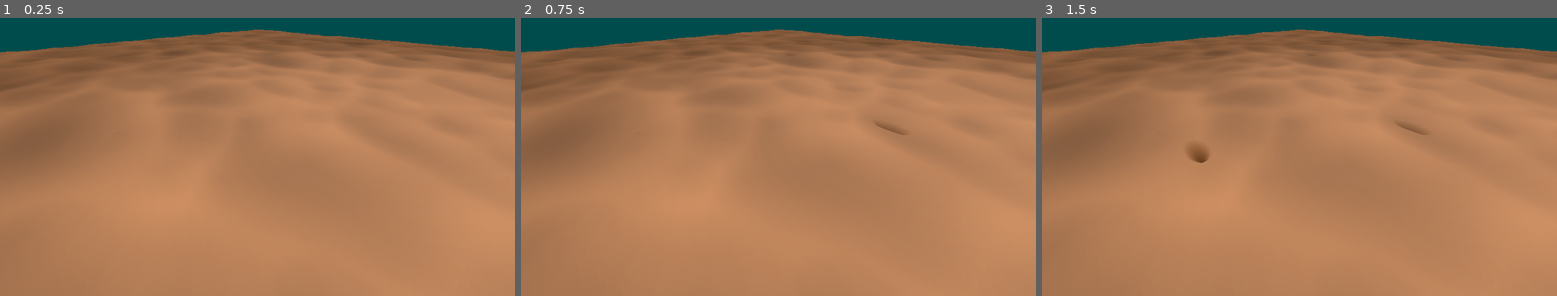
Above: before the commit, frames 1-3 (left to right).
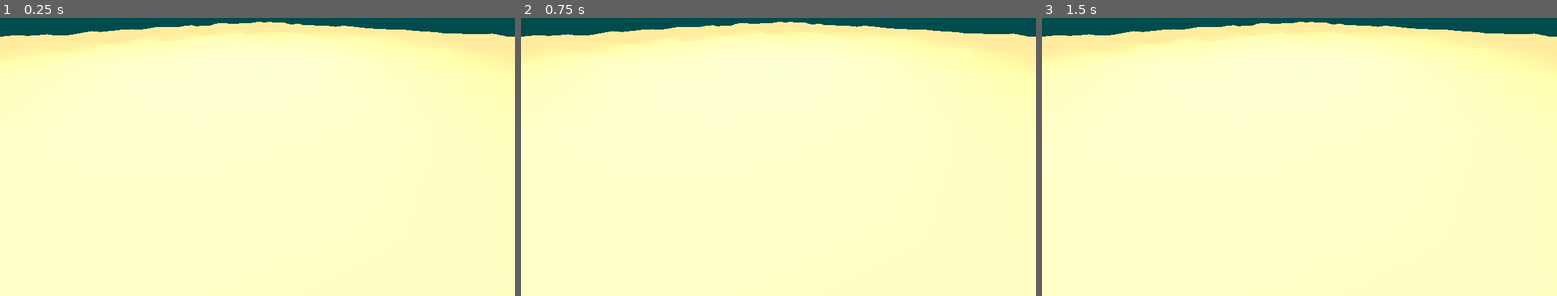
Above: after the commit, the same moments.

Repository: marcuserlandsson/Digosaur
Game: Godot game, scene res://Main.tscn
Same seed, same stepped clock (60 frames per second), same inputs: the game is played once before the commit and once after it.
Inputs (mouse positions are in pixels of both pictures, inside the frame that each line leads up to):
- Up to frame 1 (0.25 s): no input
- Up to frame 2 (0.75 s): tap Enter at 0.5 s; move the mouse to (891, 137) at 0.52 s; click (891, 137) at 0.67 s
- Up to frame 3 (1.5 s): tap Space at 1.25 s; move the mouse to (1196, 165) at 1.27 s; click (1196, 165) at 1.42 s

The runs differ from the first frame. In frame 1, 96% of the frame differs, in the area x 0-100%, y 1-100%; in frame 2, 96%; in frame 3, 96%.

Commit message:
made shader work with heightmap, colors still off
ignore extra particles and old floor

Diff:
--- a/CarTracksOnSnowOrSand/Main.tscn
+++ b/CarTracksOnSnowOrSand/Main.tscn
@@ -1,8 +1,9 @@
-[gd_scene load_steps=15 format=3 uid="uid://dtkptpruv1ay6"]
+[gd_scene load_steps=25 format=3 uid="uid://dtkptpruv1ay6"]
 
 [ext_resource type="Script" uid="uid://b0pj4o5nptdjs" path="res://mouse_track.gd" id="2_bwx1l"]
-[ext_resource type="Texture2D" uid="uid://1cujdx38cxxa" path="res://Images/snow_height.png" id="3_8neod"]
-[ext_resource type="Shader" uid="uid://lappm6o7lj1m" path="res://tracks.tres" id="3_tho10"]
+[ext_resource type="Shader" uid="uid://bu3hmfhtkggrt" path="res://terrain.gdshader" id="2_cm0pq"]
+[ext_resource type="Texture2D" uid="uid://dna0pxa4867pe" path="res://Images/snow_albedo.png" id="3_fos0i"]
+[ext_resource type="Texture2D" uid="uid://1cujdx38cxxa" path="res://Images/snow_height.png" id="3_r0du0"]
 
 [sub_resource type="Environment" id="Environment_i3pvo"]
 background_mode = 1
@@ -10,29 +11,17 @@
 ambient_light_source = 2
 ambient_light_color = Color(1, 1, 1, 1)
 
-[sub_resource type="ViewportTexture" id="ViewportTexture_xa88w"]
-viewport_path = NodePath("SubViewport")
-
-[sub_resource type="ShaderMaterial" id="ShaderMaterial_ctokp"]
-resource_local_to_scene = true
-render_priority = 0
-shader = ExtResource("3_tho10")
-shader_parameter/viewport_texture = SubResource("ViewportTexture_xa88w")
-shader_parameter/floor_texture = ExtResource("3_8neod")
-shader_parameter/floor_heightmap = ExtResource("3_8neod")
-shader_parameter/trail_color = Color(0.480509, 0.337001, 0.0407959, 1)
-shader_parameter/ground_modulate = Color(1, 0.679158, 0.448577, 1)
-shader_parameter/ditch_height = 0.325
+[sub_resource type="ShaderMaterial" id="ShaderMaterial_r0du0"]
 
 [sub_resource type="PlaneMesh" id="PlaneMesh_8muh3"]
 resource_local_to_scene = true
-material = SubResource("ShaderMaterial_ctokp")
+material = SubResource("ShaderMaterial_r0du0")
 size = Vector2(10, 10)
 subdivide_width = 256
 subdivide_depth = 256
 
 [sub_resource type="BoxShape3D" id="BoxShape3D_0v47j"]
-size = Vector3(10.0605, 0.1, 10.0717)
+size = Vector3(10.0605, 0.001, 10.0717)
 
 [sub_resource type="Environment" id="Environment_ms5u6"]
 background_mode = 1
@@ -59,6 +48,76 @@
 [sub_resource type="Gradient" id="Gradient_5n4dt"]
 offsets = PackedFloat32Array(0, 0.982301, 1)
 colors = PackedColorArray(0, 0, 0, 1, 0.946903, 0.946903, 0.946903, 0.0530974, 1, 1, 1, 0)
+
+[sub_resource type="ParticleProcessMaterial" id="ParticleProcessMaterial_r0du0"]
+collision_mode = 1
+collision_friction = 0.0
+collision_bounce = 0.0
+
+[sub_resource type="Gradient" id="Gradient_r0du0"]
+
+[sub_resource type="GradientTexture2D" id="GradientTexture2D_cm0pq"]
+gradient = SubResource("Gradient_r0du0")
+
+[sub_resource type="StandardMaterial3D" id="StandardMaterial3D_fos0i"]
+transparency = 1
+vertex_color_use_as_albedo = true
+albedo_color = Color(2.724, 2.094, 1.092, 1)
+albedo_texture = SubResource("GradientTexture2D_cm0pq")
+
+[sub_resource type="SphereMesh" id="SphereMesh_3dxm6"]
+material = SubResource("StandardMaterial3D_fos0i")
+radius = 0.23
+height = 0.63
+
+[sub_resource type="Gradient" id="Gradient_fos0i"]
+offsets = PackedFloat32Array(0, 0.09, 0.20666666, 0.46666667, 0.69666666, 0.99666667)
+colors = PackedColorArray(0.7372549, 0.7372549, 0.7372549, 1, 0.59507, 0.78792715, 0.78792715, 1, 0.41075632, 0.85361344, 0.85361344, 1, 0, 1, 1, 1, 0, 1, 1, 1, 0, 1, 1, 1)
+
+[sub_resource type="NoiseTexture3D" id="NoiseTexture3D_lgr22"]
+color_ramp = SubResource("Gradient_fos0i")
+
+[sub_resource type="NoiseTexture2D" id="NoiseTexture2D_cm0pq"]
+invert = true
+
+[sub_resource type="ShaderMaterial" id="ShaderMaterial_uu6xs"]
+render_priority = 0
+shader = ExtResource("2_cm0pq")
+shader_parameter/heightmap = ExtResource("3_r0du0")
+shader_parameter/heightmap_normals_intensity = 0.0
+shader_parameter/heightmap_scale = 1.0
+shader_parameter/heightmap_height_scale = 1.0
+shader_parameter/slope_edge_1 = 0.0
+shader_parameter/slope_edge_2 = 0.0
+shader_parameter/slope_edge_3 = 0.0
+shader_parameter/slope_edge_noise = SubResource("NoiseTexture2D_cm0pq")
+shader_parameter/slope_edge_noise_scale = 1.0
+shader_parameter/slope_edge_noise_intensity = 0.50000002375
+shader_parameter/slope_color_remap_top = Color(1, 0.9254902, 0.61960787, 1)
+shader_parameter/slope_color_remap_bottom = Color(0.9644376, 0.90683234, 0.38109186, 1)
+shader_parameter/flat_color_remap_top = Color(0.81960785, 0.49411765, 0.23921569, 1)
+shader_parameter/flat_color_remap_bottom = Color(0, 0, 0, 1)
+shader_parameter/flat_albedo = ExtResource("3_fos0i")
+shader_parameter/flat_uv_scale = 1.0
+shader_parameter/flat_normal_scale = 0.0
+shader_parameter/slope_uv_scale = 1.0
+shader_parameter/slope_normal_scale = 0.0
+shader_parameter/flat_specular = 0.0
+shader_parameter/flat_roughness = 0.0
+shader_parameter/flat_metallic = 0.0
+shader_parameter/flat_normal_intensity = 0.0
+shader_parameter/slope_specular = 0.0
+shader_parameter/slope_roughness = 0.0
+shader_parameter/slope_metallic = 0.0
+shader_parameter/slope_normal_intensity = 0.0
+
+[sub_resource type="QuadMesh" id="QuadMesh_wkp8b"]
+lightmap_size_hint = Vector2i(52, 52)
+material = SubResource("ShaderMaterial_uu6xs")
+size = Vector2(10, 10)
+subdivide_width = 1000
+subdivide_depth = 1000
+orientation = 1
 
 [node name="Main" type="Node3D"]
 
@@ -86,12 +145,20 @@
 script = ExtResource("2_bwx1l")
 
 [node name="Floor" type="MeshInstance3D" parent="."]
+visible = false
 mesh = SubResource("PlaneMesh_8muh3")
 
 [node name="Area3D" type="Area3D" parent="Floor"]
 
 [node name="CollisionShape3D" type="CollisionShape3D" parent="Floor/Area3D"]
+transform = Transform3D(1, 0, 0, 0, 1, 0, 0, 0, 1, 0, 0.049500003, 0)
+visible = false
 shape = SubResource("BoxShape3D_0v47j")
+
+[node name="GPUParticlesCollisionBox3D" type="GPUParticlesCollisionBox3D" parent="Floor/Area3D"]
+transform = Transform3D(1, 0, 0, 0, 1, 0, 0, 0, 1, -0.629, -1, -1.04)
+layers = 3
+size = Vector3(11.542725, 1.5356243, 11.723389)
 
 [node name="SubViewport" type="SubViewport" parent="."]
 
@@ -105,7 +172,9 @@
 
 [node name="TrackParticles" type="CPUParticles3D" parent="SubViewport/RemoteParticles"]
 transform = Transform3D(-0.997109, -0.0759882, -3.32155e-09, 0, -4.37114e-08, 1, -0.0759882, 0.997109, 4.3585e-08, 0, 0, -0.475)
+visible = false
 layers = 2
+emitting = false
 amount = 100
 lifetime = 8.0
 mesh = SubResource("QuadMesh_arh4n")
@@ -113,3 +182,28 @@
 gravity = Vector3(0, 0, 0)
 color = Color(0, 0, 0, 1)
 color_ramp = SubResource("Gradient_5n4dt")
+
+[node name="NewTrackParticles" type="GPUParticles3D" parent="SubViewport/RemoteParticles"]
+transform = Transform3D(-0.997109, -0.0759882, -3.32155e-09, 0, -4.37114e-08, 1, -0.0759882, 0.997109, 4.3585e-08, 0, 0, -0.475)
+layers = 2
+emitting = false
+amount = 100
+lifetime = 8.0
+collision_base_size = 0.1
+process_material = SubResource("ParticleProcessMaterial_r0du0")
+draw_pass_1 = SubResource("SphereMesh_3dxm6")
+
+[node name="Attractor" type="GPUParticlesAttractorVectorField3D" parent="SubViewport/RemoteParticles"]
+layers = 3
+strength = -2.0
+attenuation = 2.0
+size = Vector3(1, 1, 1)
+texture = SubResource("NoiseTexture3D_lgr22")
+
+[node name="newAttractor" type="GPUParticlesAttractorSphere3D" parent="SubViewport/RemoteParticles"]
+layers = 3
+strength = -2.0
+attenuation = 2.0
+
+[node name="MeshInstance3D" type="MeshInstance3D" parent="."]
+mesh = SubResource("QuadMesh_wkp8b")
--- a/CarTracksOnSnowOrSand/mouse_track.gd
+++ b/CarTracksOnSnowOrSand/mouse_track.gd
@@ -5,6 +5,9 @@
 
 @onready var cam: Camera3D = $"../Camera3D"
 @onready var particles: CPUParticles3D = $"../SubViewport/RemoteParticles/TrackParticles"
+@onready var newparticles: GPUParticles3D = $"../SubViewport/RemoteParticles/NewTrackParticles"
+@onready var attractor: GPUParticlesAttractorVectorField3D = $"../SubViewport/RemoteParticles/Attractor"
+@onready var newattractor: GPUParticlesAttractorSphere3D = $"../SubViewport/RemoteParticles/newAttractor"
 @onready var space_state: PhysicsDirectSpaceState3D = get_world_3d().direct_space_state
 
 const INTERACT_RADIUS: int = 15
@@ -15,14 +18,18 @@
 func _ready():
 	query.set_collide_with_areas(true)
 	# Start with particles disabled
-	particles.emitting = false
+	#particles.emitting = false
+	newparticles.emitting = false
+	newattractor.strength = 0.0
 
 func _input(event):
 	# Check for mouse button press/release
 	if event is InputEventMouseButton:
 		if event.button_index == MOUSE_BUTTON_LEFT:
 			is_mouse_pressed = event.pressed
-			particles.emitting = is_mouse_pressed
+			#particles.emitting = is_mouse_pressed
+			newparticles.emitting = is_mouse_pressed
+			newattractor.strength = -2.0
 
 func _physics_process(delta: float):
 	# Only update position when mouse is pressed
@@ -32,7 +39,8 @@
 		if result:
 			mouse_position = result.position
 			# Move particles to mouse position
-			particles.global_position = mouse_position
+			newattractor.global_position = mouse_position
+			newparticles.global_position = mouse_position
 
 func _detect_from_cam_to_mouse() -> Dictionary:
 	query.from = cam.global_position
--- /dev/null
+++ b/CarTracksOnSnowOrSand/terrain.gdshader
@@ -0,0 +1,150 @@
+/*Shader code from https://godotshaders.com/shader/wandering-clipmap-stylized-terrain/
+Heightmap and some changes (world-position --> UV) from https://godotshaders.com/shader/car-tracks-on-snow-or-sand-using-viewport-textures-and-particles/
+Normalization code and some functions from https://docs.godotengine.org/en/3.0/tutorials/3d/vertex_displacement_with_shaders.html
+changes done 3 oct 2025 by Kristin Eriksson
+
+How to apply:
+Add heightmap, change heightmap_scale & Slope_edge_noise_scale to same number (ex 1)
+Heightmap_height_scale is max height of mountains/hills
+*/
+
+shader_type spatial;
+render_mode diffuse_lambert, specular_toon;
+
+
+group_uniforms heightmaps;
+uniform sampler2D heightmap:hint_default_white;
+//uniform sampler2D heightmap_normals;
+uniform float heightmap_normals_intensity : hint_range(0.0, 1.0);
+uniform sampler2D splatmap;
+uniform float heightmap_scale;
+uniform float heightmap_height_scale;
+
+group_uniforms slope_definition;
+//uniform float slope_shift : hint_range(-1.0, 1.0);
+uniform float slope_edge_1 : hint_range(0, 1.0);
+uniform float slope_edge_2 : hint_range(0, 1.0);
+uniform float slope_edge_3 : hint_range(0, 1.0);
+uniform sampler2D slope_edge_noise;
+uniform float slope_edge_noise_scale;
+uniform float slope_edge_noise_intensity : hint_range(0.0, 1.0);
+
+group_uniforms colors;
+uniform vec3 slope_color_remap_top : source_color = vec3(1, 1, 1);
+uniform vec3 slope_color_remap_bottom : source_color;
+uniform vec3 flat_color_remap_top : source_color = vec3(1, 1, 1);
+uniform vec3 flat_color_remap_bottom : source_color;
+
+group_uniforms textures;
+uniform sampler2D flat_albedo : hint_default_white;
+uniform sampler2D flat_normal : hint_normal;
+uniform float flat_uv_scale = 1.0;
+uniform float flat_normal_scale : hint_range(0.0, 1.0);
+uniform sampler2D slope_albedo : hint_default_white;
+uniform sampler2D slope_normal : hint_normal;
+uniform float slope_uv_scale = 1.0;
+uniform float slope_normal_scale : hint_range(0.0, 1.0);
+
+group_uniforms properties;
+uniform float flat_specular : hint_range(0.0, 1.0);
+uniform float flat_roughness : hint_range(0.0, 1.0);
+uniform float flat_metallic : hint_range(0.0, 1.0);
+uniform float flat_normal_intensity : hint_range(0.0, 1.0);
+uniform float slope_specular : hint_range(0.0, 1.0);
+uniform float slope_roughness : hint_range(0.0, 1.0);
+uniform float slope_metallic : hint_range(0.0, 1.0);
+uniform float slope_normal_intensity : hint_range(0.0, 1.0);
+
+//varying vec2 world_position;
+varying vec3 vert_normal;
+
+
+vec3 get_triplanarized_map(sampler2D sampler, vec4 projected_coords, vec3 normal_weights, float uv_scale) {
+	vec3 texX = texture(sampler, projected_coords.zy * uv_scale).rgb;
+	vec3 texY = texture(sampler, projected_coords.xz * uv_scale).rgb;
+	vec3 texZ = texture(sampler, projected_coords.xy * uv_scale).rgb;
+	return texX * normal_weights.x + texY * normal_weights.y + texZ * normal_weights.z;
+}
+
+vec3 unpack_normalmap(vec4 rgba) {
+	vec3 n = rgba.xzy * 2.0 - vec3(1.0);
+	n.z *= -1.0;
+	return n;
+}
+
+
+void fragment() {
+	vec4 projected_coords = INV_VIEW_MATRIX * vec4(VERTEX, 1.0);
+	vec3 world_normal = abs(INV_VIEW_MATRIX * vec4(NORMAL, 0.0)).xyz;
+	vec3 normal_weights = world_normal / (world_normal.x + world_normal.y + world_normal.z);
+
+	vec3 triplanarized_slope_albedo = get_triplanarized_map(slope_albedo, projected_coords, normal_weights, slope_uv_scale * 0.01);
+	vec3 triplanarized_slope_normal = get_triplanarized_map(slope_normal, projected_coords, normal_weights, slope_uv_scale * 0.01);
+	vec3 triplanarized_flat_albedo = get_triplanarized_map(flat_albedo, projected_coords, normal_weights, flat_uv_scale * 0.01);
+	vec3 triplanarized_flat_normal = get_triplanarized_map(flat_normal, projected_coords, normal_weights, flat_uv_scale * 0.01);
+
+//	float steepness = dot(world_normal, vec3(0.0, 1.0, 0.0));
+//	float inv_steepness = (steepness * -1.0) + 1.0;
+	float slope_edge_noise_remap = mix(1, texture(slope_edge_noise, UV/*world_position*/ * slope_edge_noise_scale).r, slope_edge_noise_intensity);
+	float slope = texture(splatmap, UV/*world_position*/).r * slope_edge_noise_remap;
+
+
+	float edge_1 = step(slope_edge_1, slope);
+	float edge_2 = step(slope_edge_2, slope);
+	float edge_3 = step(slope_edge_3, slope);
+	float slope_mask = edge_1 * (2.0 / 5.0) + edge_2 * (2.0 / 5.0) + edge_3 * (1.0 / 5.0);
+	float slope_mask_inverted = (slope_mask * -1.0) + 1.0;
+
+	vec3 slope_color = mix(slope_color_remap_bottom, slope_color_remap_top, triplanarized_slope_albedo.r);
+	vec3 flat_color = mix(flat_color_remap_bottom, flat_color_remap_top, triplanarized_flat_albedo.r);
+
+	vec3 slope_normal_scaled = mix(vec3(0.5, 0.5, 1), triplanarized_slope_normal, slope_normal_scale);
+	vec3 flat_normal_scaled = mix(vec3(0.5, 0.5, 1), triplanarized_flat_normal, flat_normal_scale);
+
+	ALBEDO = mix(slope_color, flat_color, slope_mask_inverted);
+	//ALBEDO = vec3(slope_mask);
+	SPECULAR = mix(slope_specular, flat_specular, slope_mask_inverted);
+	METALLIC = mix(slope_metallic, flat_metallic, slope_mask_inverted);
+	ROUGHNESS = mix(slope_roughness, flat_roughness, slope_mask_inverted);
+	NORMAL_MAP = mix(slope_normal_scaled, flat_normal_scaled, slope_mask_inverted);
+	NORMAL_MAP_DEPTH = mix(slope_normal_intensity, flat_normal_intensity, slope_mask_inverted);
+}
+float hash(vec2 p) {
+  return fract(sin(dot(p * 17.17, vec2(14.91, 67.31))) * 4791.9511);
+}
+float noise(vec2 x) {
+  vec2 p = floor(x);
+  vec2 f = fract(x);
+  f = f * f * (3.0 - 2.0 * f);
+  vec2 a = vec2(1.0, 0.0);
+  return mix(mix(hash(p + a.yy), hash(p + a.xy), f.x),
+         mix(hash(p + a.yx), hash(p + a.xx), f.x), f.y);
+}
+float fbm(vec2 x) {
+  float height = 0.0;
+  float amplitude = 0.5;
+  float frequency = 3.0;
+  for (int i = 0; i < 6; i++){
+    height += noise(x * frequency) * amplitude;
+    amplitude *= 0.5;
+    frequency *= 2.0;
+  }
+  return height;
+}
+
+void vertex() {
+	float pixel_size = 1.0 / float(textureSize(heightmap, 0).x);
+	vec2 half_pixel_offset = vec2(pixel_size, pixel_size) / 2.0;
+
+	float heightmap_size = float(textureSize(heightmap, 0).x);
+
+	//world_position = (MODEL_MATRIX * vec4(VERTEX, 1.0)).xz * 1.0 / (heightmap_size * heightmap_scale) + vec2(0.5) + half_pixel_offset;
+	VERTEX.y += texture(heightmap, UV/*world_position*/).r * heightmap_height_scale;
+
+	vec2 e = vec2(0.01, 0.0);
+	vec3 normal = normalize(vec3(fbm(VERTEX.xz - e) - fbm(VERTEX.xz + e), 2.0 * e.x, fbm(VERTEX.xz - e.yx) - fbm(VERTEX.xz + e.yx)));
+	//vec3 total_normal = unpack_normalmap(texture(heightmap_normals, world_position));
+	vert_normal = mix(vec3(0.5, 0.5, 1.0), normal, heightmap_normals_intensity);
+
+	NORMAL = vert_normal;
+}
Not shown, added: CarTracksOnSnowOrSand/terrain.gdshader.uid
